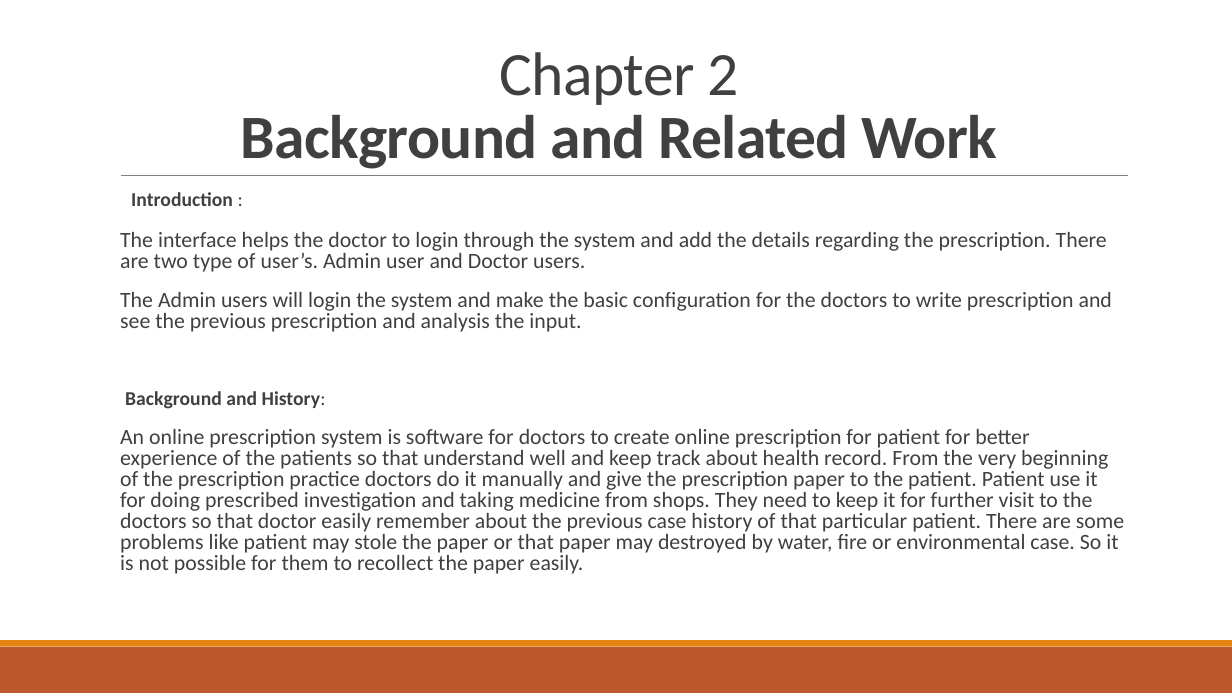
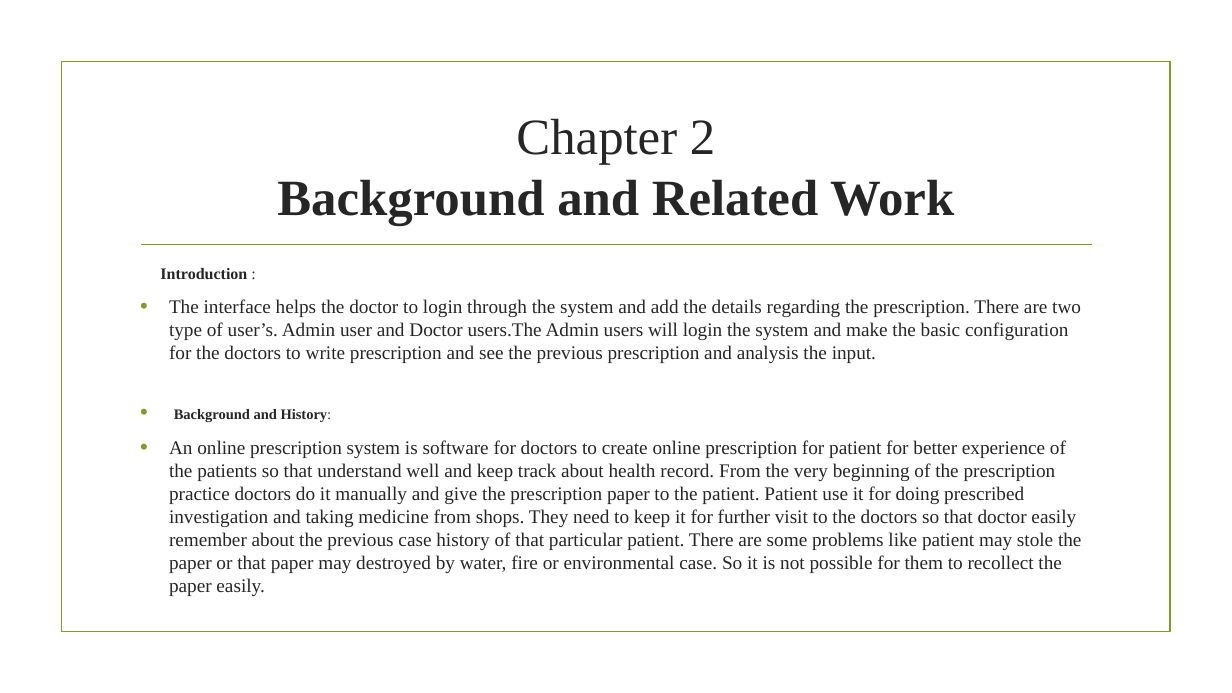
Before and after one commit to dipu157/pres_reactlara, a slide deck: slide 5 of Documentation/Prescription Presentation.pptx. Drawn at 1232x693 pixels with LibreOffice and Linux fonts; fonts in the diff are those of the drawing; background and template pictures are left out. Boxes give left, top, right and bottom in pixels: in the first picture for what was removed or moved away, otherwise in the second. Text is boxed around its words. In the diff, an @@ line names an element or a change of style, - is before the commit and + after.

```diff
--- a/Documentation/Prescription Presentation.pptx
+++ b/Documentation/Prescription Presentation.pptx
@@ rectangle added at (61,62,1170,632), outline #83992A 1.25 pt @@
@@ title "Chapter 2 Background and Related ...": place and size @@
-title "Chapter 2 Background and Related ..." at (241,52,997,169)
+title "Chapter 2 Background and Related ..." at (277,118,954,226)
@@ title "Chapter 2 Background and Related ..." at (277,118,954,226): size 48 to 39.6 pt, font Calibri to Times New Roman, text colour #404040 to #262626, letter spacing -0.5 to 0 pt; line spacing 0.85 to 1; vertical alignment bottom to middle @@
@@ text "Introduction :": place and size @@
-text "Introduction :" at (120,192,1124,574)
+text "Introduction :" at (160,268,1081,596)
@@ line moved from (121, 176) - (1128, 176) to (141, 245) - (1092, 245) @@
@@ line (141, 245) - (1092, 245): stroke #808080 0.5 pt to #83992A 1.25 pt @@
@@ text at (160,268,1081,596): size 15.3 to 12.5 pt in "Introduction :"; font Calibri to Times New Roman, text colour #404040 to #262626 in "Introduction :", "Background and History:", "An online prescription system is software for ..."; size 15.3 to 11.2 pt in "Background and History:"; size 17 to 15 pt in "An online prescription system is software for ..."; line spacing 0.8 to 1; more space between paragraphs; bullet   to •; less space between paragraphs; bullet colour #E48312 to #83992A @@
@@ text at (169,299,1081,363): text changed; size 17 to 15 pt; font Calibri to Times New Roman; text colour #404040 to #262626 @@
-  The interface helps the doctor to login through the system and add the details regarding the prescription. There are two type of user’s. Admin user and Doctor users.
-  The Admin users will login the system and make the basic configuration for the doctors to write prescription and see the previous prescription and analysis the input.
+• The interface helps the doctor to login through the system and add the details regarding the prescription. There are two type of user’s. Admin user and Doctor users.The Admin users will login the system and make the basic configuration for the doctors to write prescription and see the previous prescription and analysis the input.
@@ rectangle removed at (0,647,1232,693) @@
@@ rectangle removed at (0,640,1232,647) @@
```
Also in this commit, not shown: 4 other slides changed, 5 other files.
